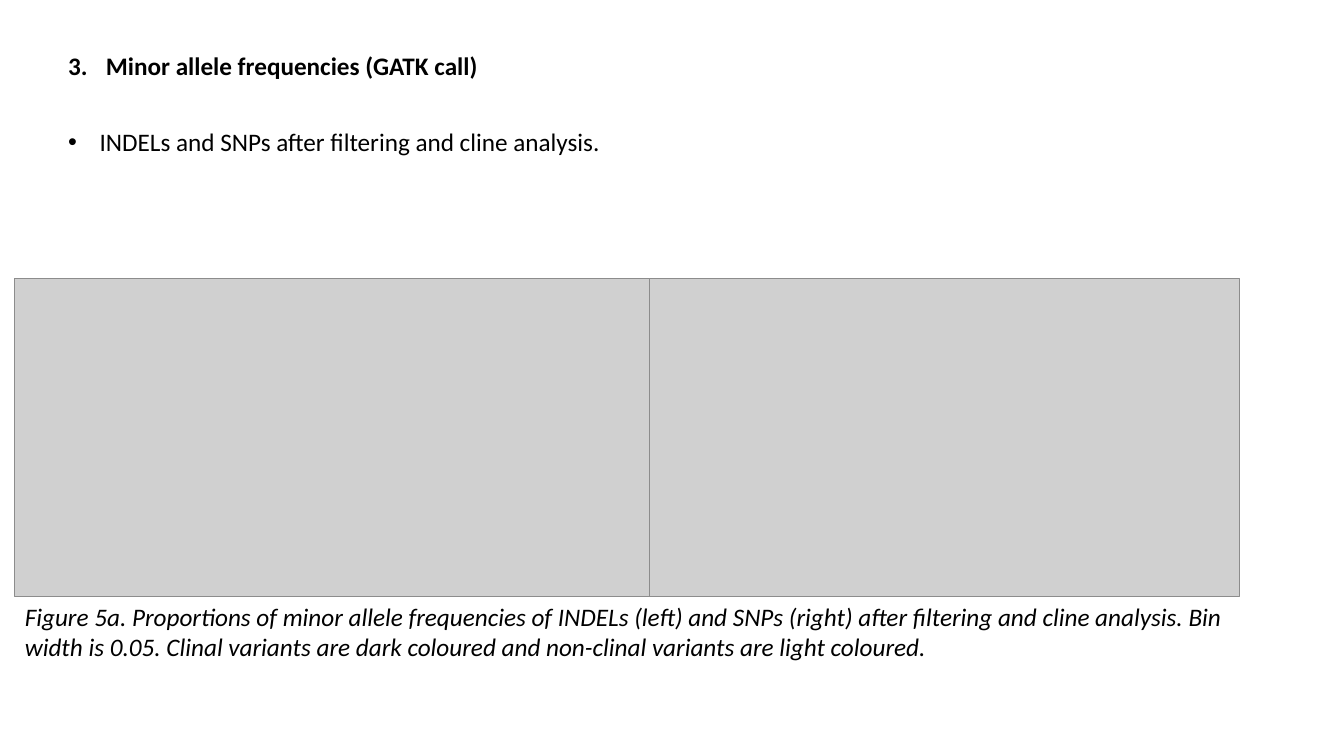
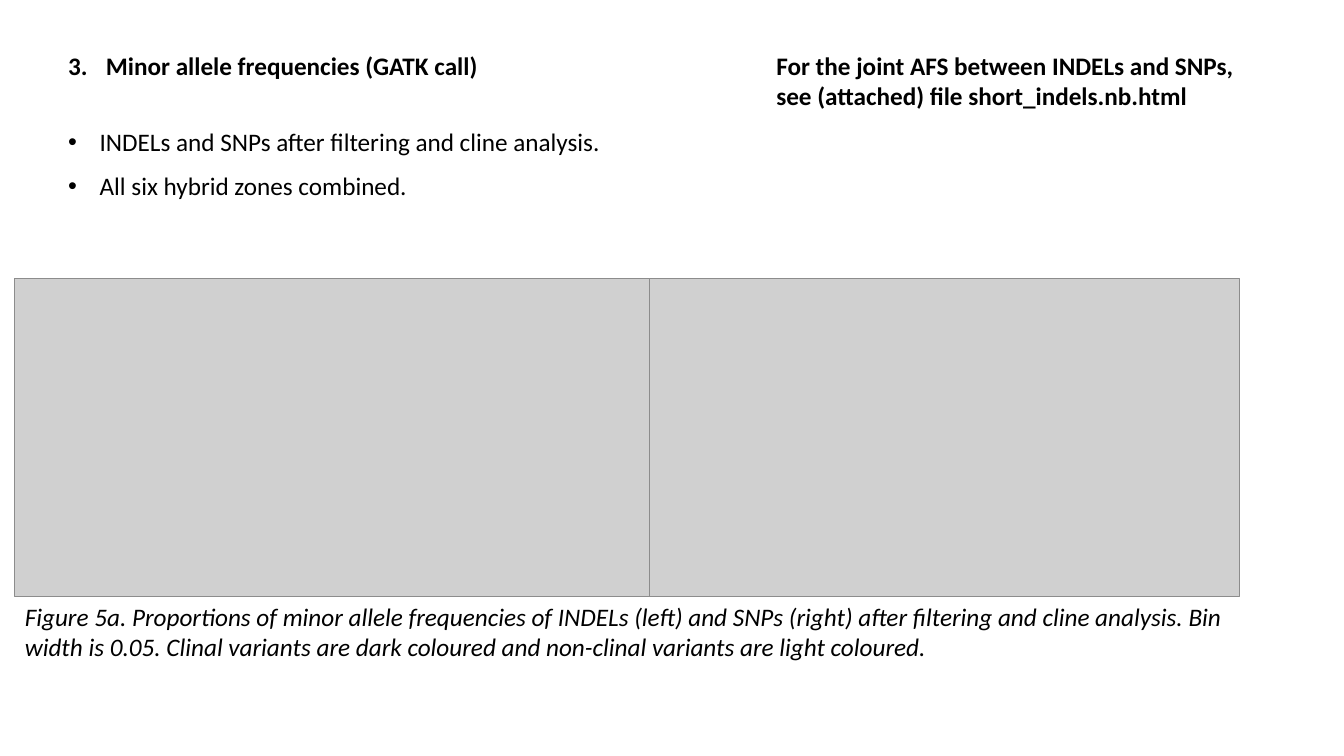
Before and after one commit to sam0per/Littorina_saxatilis_short_variants, a slide deck: slide 15 of short_genetic_variants/docs/short_indels.pptx. Drawn at 1344x756 pixels with LibreOffice and Linux fonts; fonts in the diff are those of the drawing; grey boxes stand for pictures. Boxes give left, top, right and bottom in pixels: in the first picture for what was removed or moved away, otherwise in the second. Text is boxed around its words. In the diff, an @@ line names an element or a change of style, - is before the commit and + after.

```diff
--- a/short_genetic_variants/docs/short_indels.pptx
+++ b/short_genetic_variants/docs/short_indels.pptx
@@ text added at box(776, 57, 1233, 109), 18 pt, text #000000, bold @@
+For the joint AFS between INDELs and SNPs, see (attached) file short_indels.nb.html
@@ text added at box(100, 177, 406, 199), 18 pt, text #000000 @@
+• All six hybrid zones combined.
```
Also in this commit, not shown: 4 other slides changed, 2 other files.
